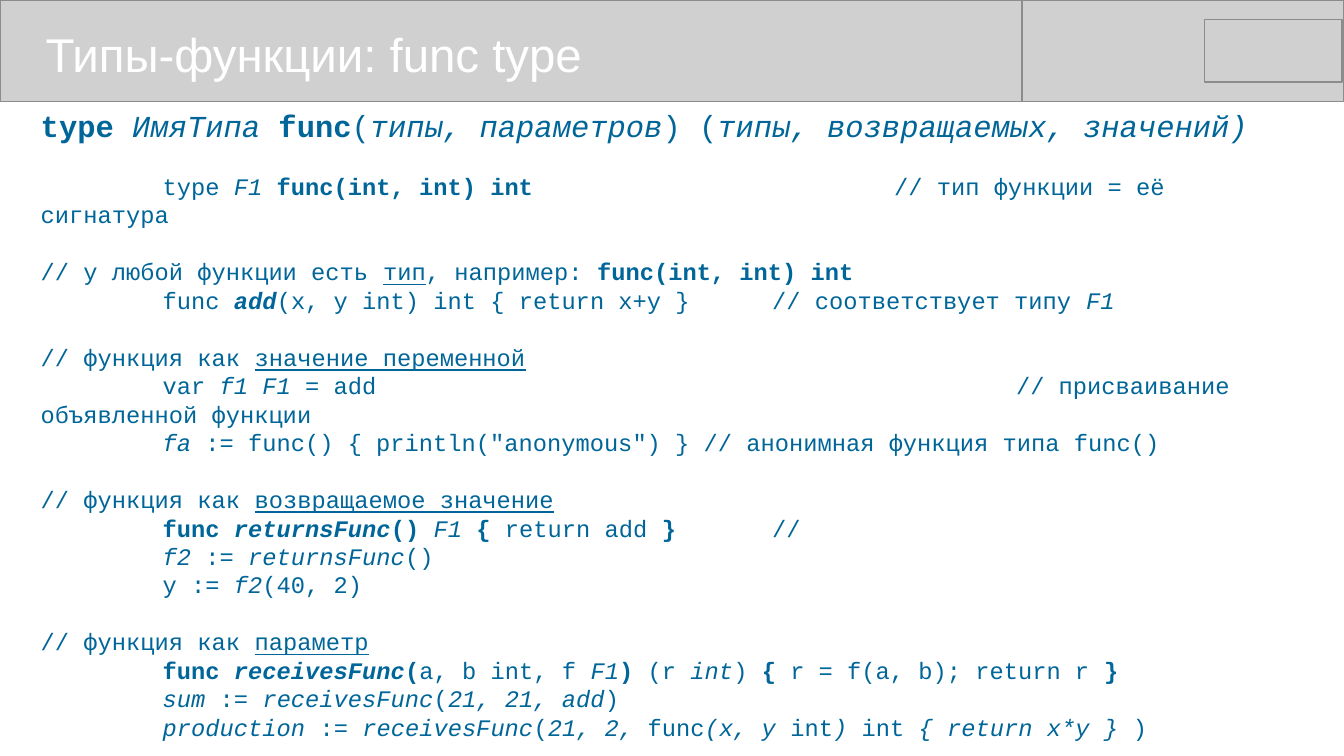
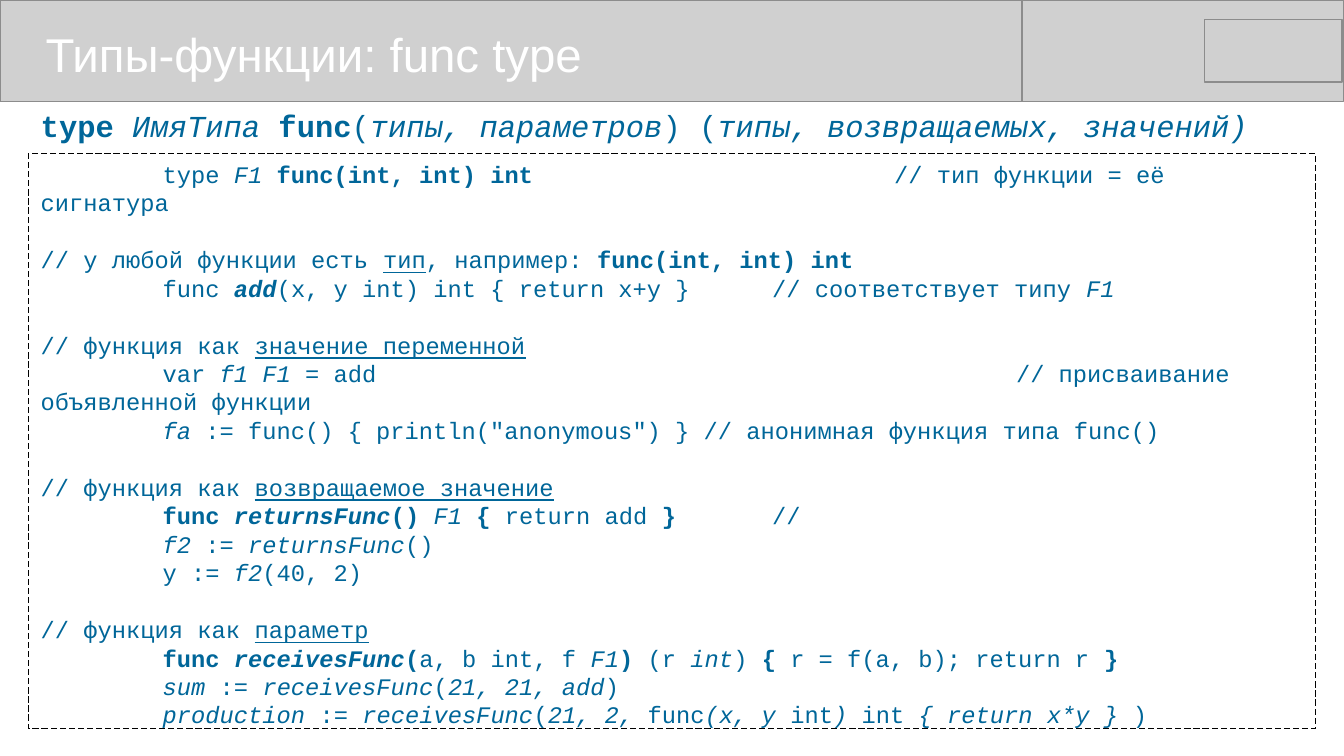
Before and after one commit to mike-shock/Go_language, a slide deck: slide 25 of Go_Preview.odp. Drawn at 1344x756 pixels with LibreOffice and Linux fonts; fonts in the diff are those of the drawing; grey boxes stand for pictures. Boxes give left, top, right and bottom in pixels: in the first picture for what was removed or moved away, otherwise in the second. Text is boxed around its words. In the diff, an @@ line names an element or a change of style, - is before the commit and + after.

```diff
--- a/Go_Preview.odp
+++ b/Go_Preview.odp
@@ rectangle "type F1 func(int, int) int ...": place and size @@
-rectangle "type F1 func(int, int) int ..." at bbox=[41, 115, 1248, 741]
+rectangle "type F1 func(int, int) int ..." at bbox=[29, 154, 1316, 729]
@@ rectangle "type F1 func(int, int) int ..." at bbox=[29, 154, 1316, 729]: outline none to #000000 0 pt dashed @@
```
Also in this commit, not shown: 5 other slides changed.
